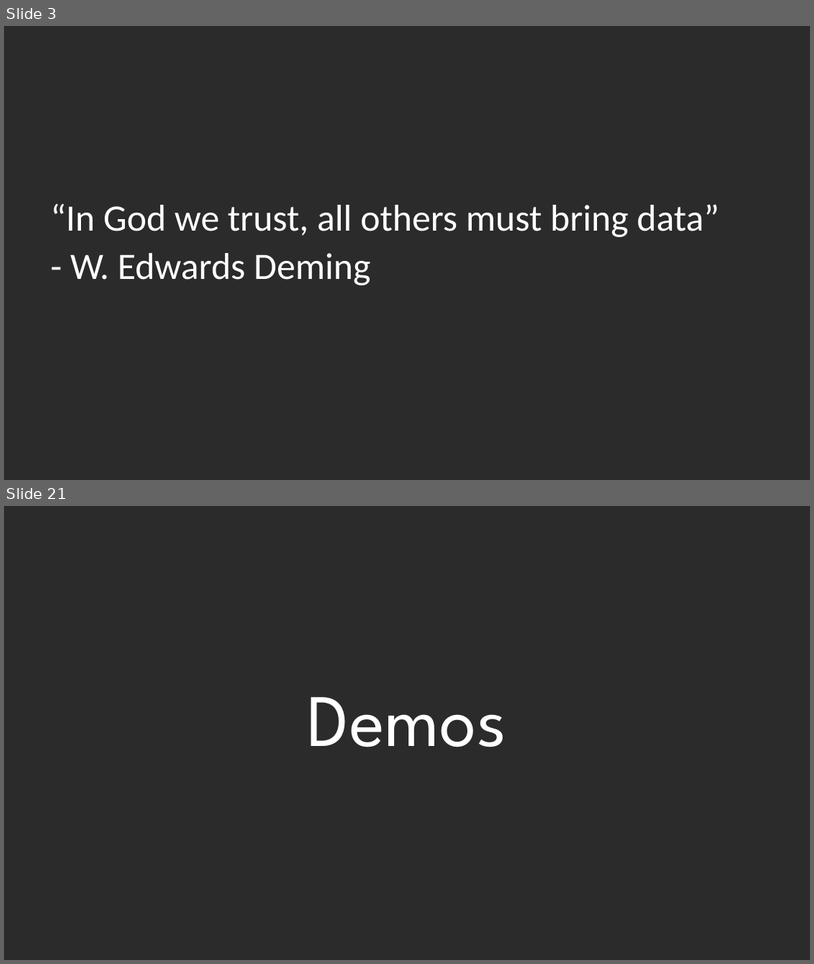
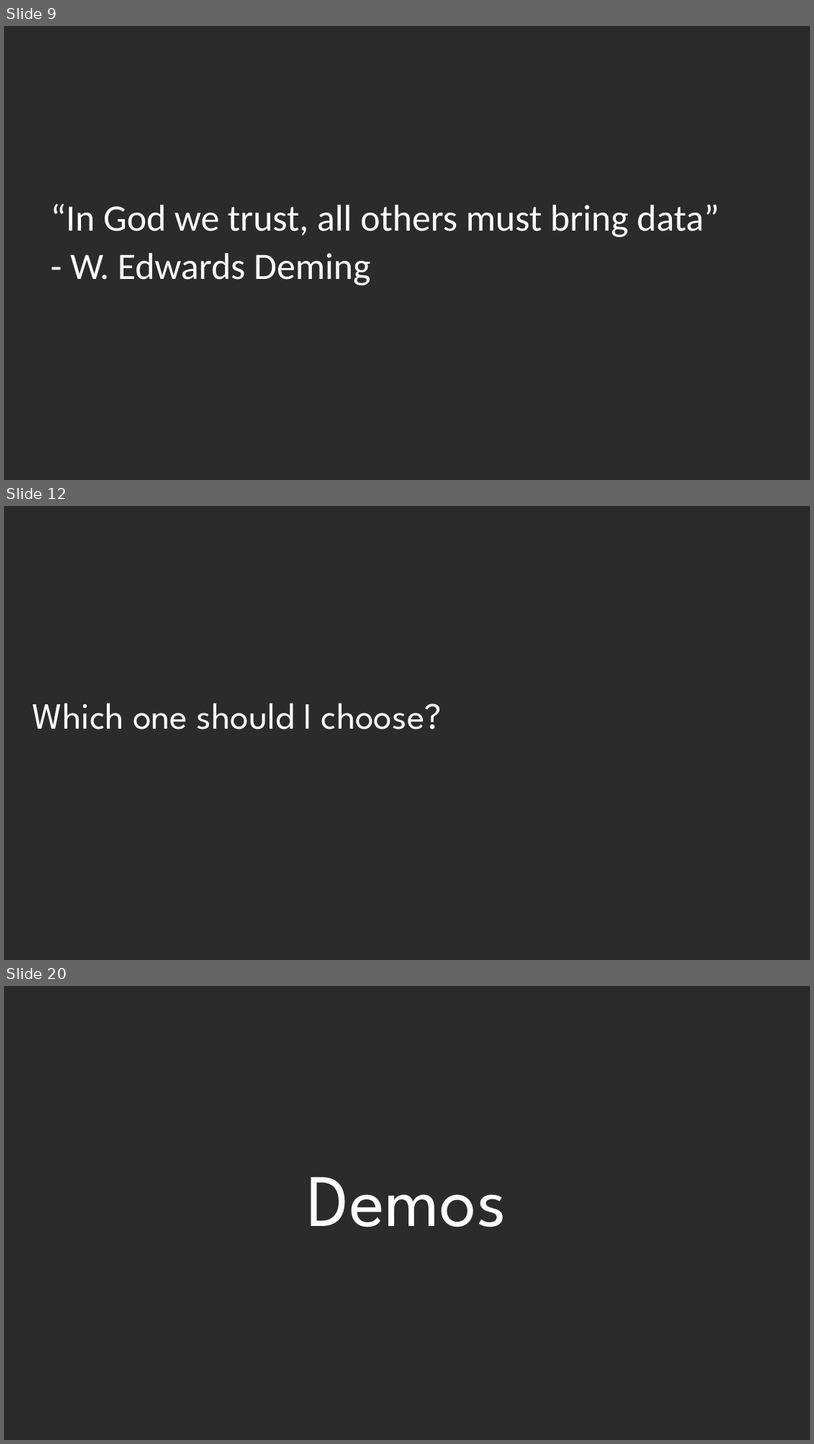
Before and after one commit to DustinEwers/r-talk-demos, a slide deck: slides/r_slides.pptx. Shown one above the other, each under a label of ours: slides 3 and 21 before the commit, slides 9, 12 and 20 after it; the slides between them are not shown. The pictures are 814x964 and 814x1444 pixels, drawn with LibreOffice and Linux fonts; fonts in the diff are those of the drawing; background and template pictures are left out; a plain dark background stands for a picture behind light text. Boxes give left, top, right and bottom in pixels: in the first picture for what was removed or moved away, otherwise in the second. Text is boxed around its words. In the diff, an @@ line names an element or a change of style, - is before the commit and + after.

```diff
--- a/slides/r_slides.pptx
+++ b/slides/r_slides.pptx
@@ slide 12 added at (x1=4, y1=506, x2=810, y2=960), background picture (left out) @@
@@ title added at (x1=33, y1=703, x2=442, y2=729), 44 pt, text #FFFFFF @@
+Which one should I choose?
@@ what was slide 3 is now slide 9 @@
@@ what was slide 21 is now slide 20 @@
```
Also in this commit, not shown: 9 slides changed, 9 other slides added, 7 slides removed.
